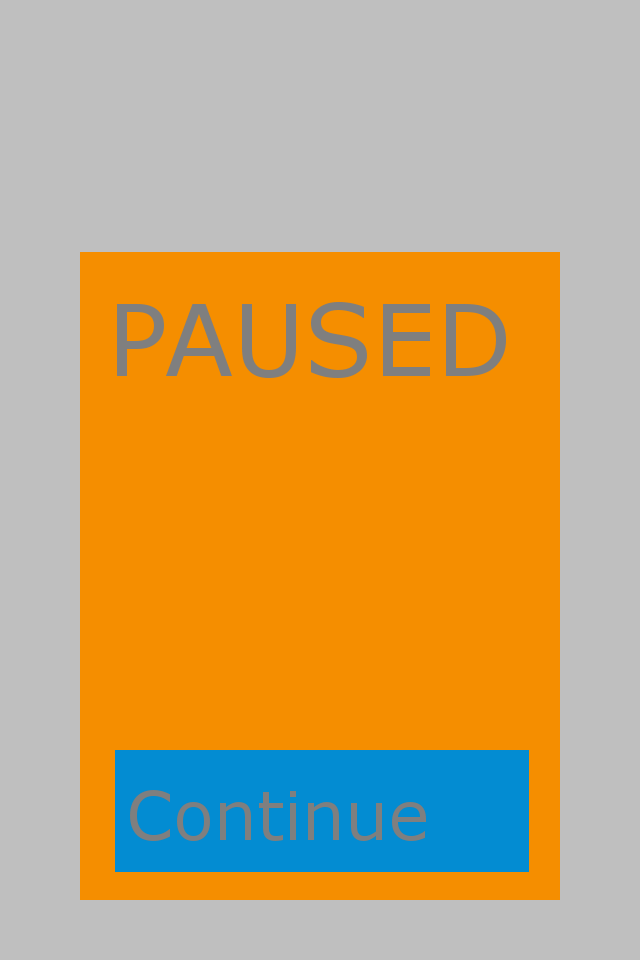
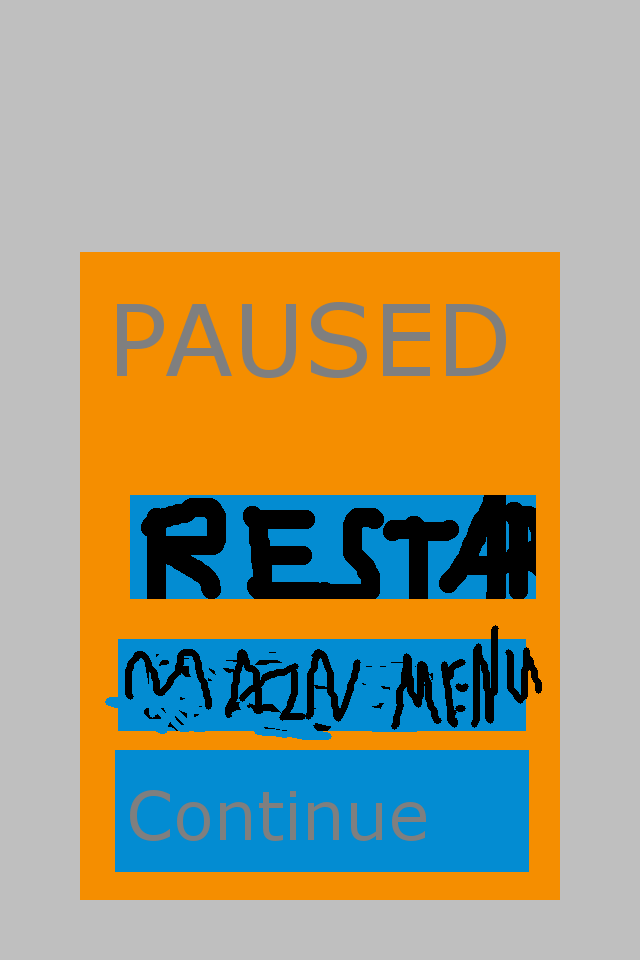
Layered file, before and after one edit (640x960). Changes by layer:
added layer "resart" above "exit" over [130, 495, 536, 599]
added layer "exit" above "menuu" over [105, 625, 542, 740]
